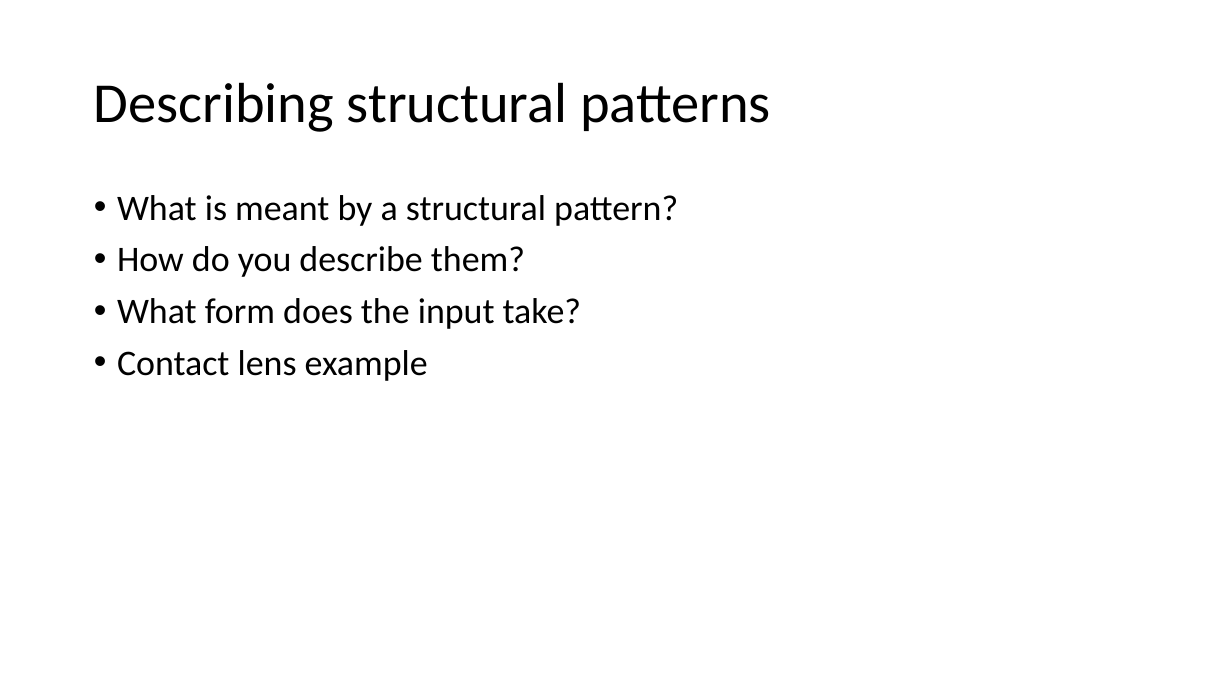
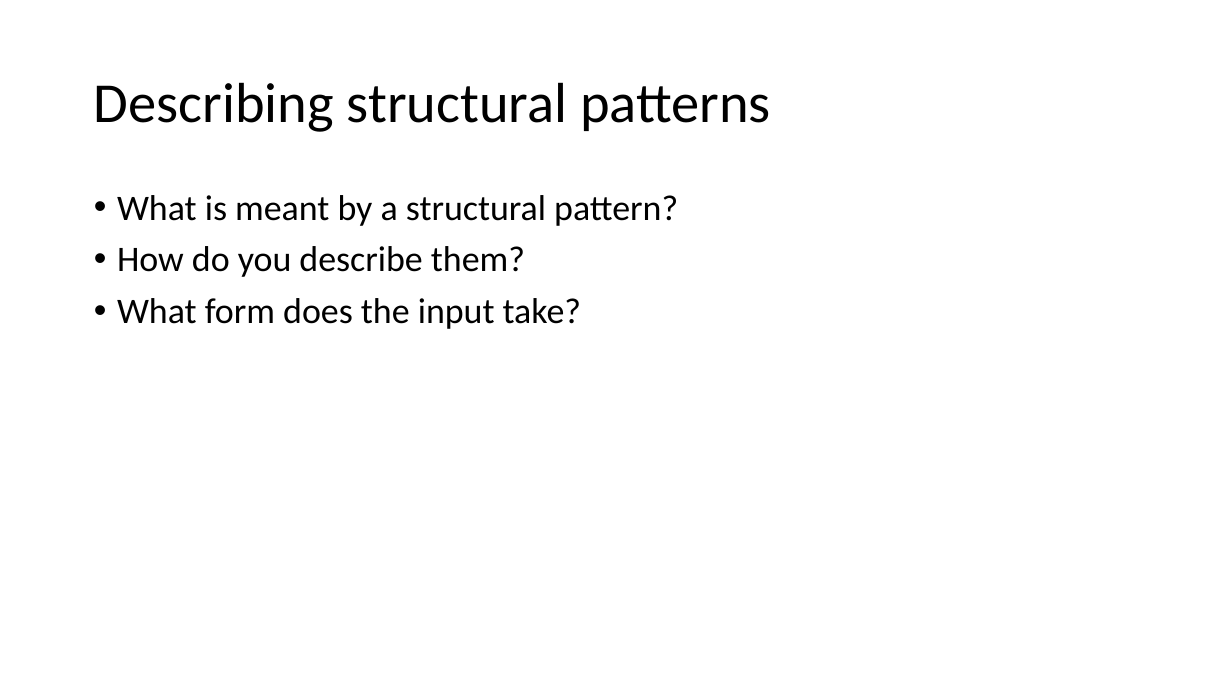
Before and after one commit to russellu/cs405, a slide deck: slide 10 of Lecture_01.pptx. Drawn at 1232x693 pixels with LibreOffice and Linux fonts; fonts in the diff are those of the drawing. Boxes give left, top, right and bottom in pixels: in the first picture for what was removed or moved away, otherwise in the second. Text is boxed around its words. In the diff, an @@ line names an element or a change of style, - is before the commit and + after.

```diff
--- a/Lecture_01.pptx
+++ b/Lecture_01.pptx
@@ text at (117, 350, 428, 381): paragraph removed @@
-• Contact lens example
```
Also in this commit, not shown: 1 other slide changed, 1 slide added.
